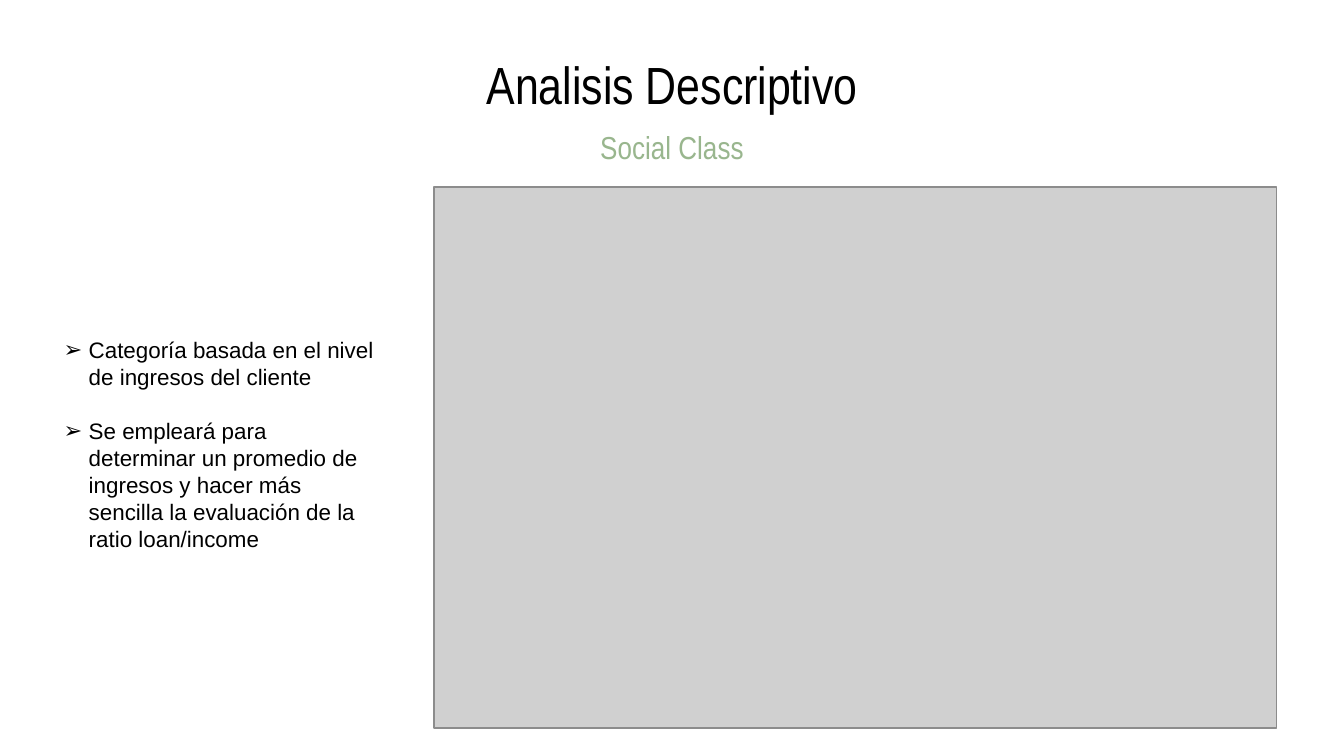
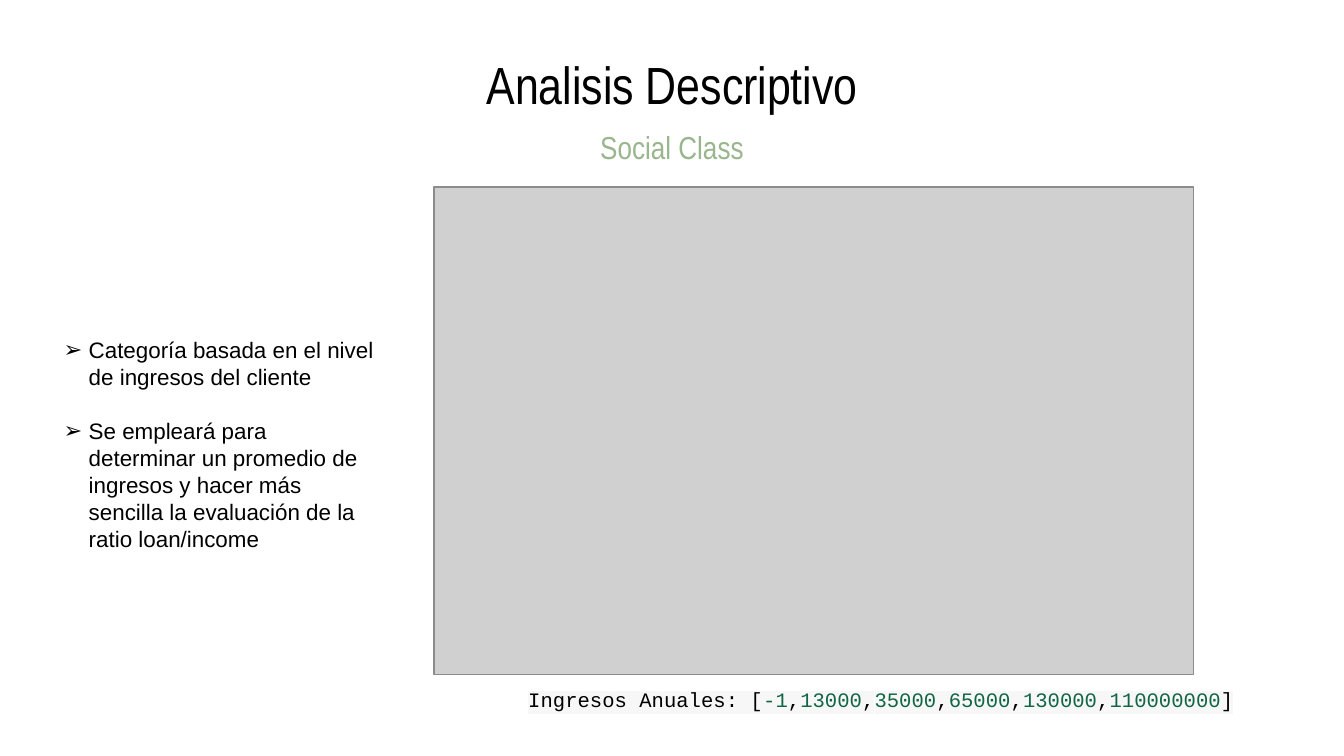
Before and after one commit to vrobles/Proyecto_Grupo3, a slide deck: slide 10 of CREDITOS OTORGADOS - PRODUBANCO 3.pptx (slide 9 before the commit). Drawn at 1344x756 pixels with LibreOffice and Linux fonts; fonts in the diff are those of the drawing; grey boxes stand for pictures. Boxes give left, top, right and bottom in pixels: in the first picture for what was removed or moved away, otherwise in the second. Text is boxed around its words. In the diff, an @@ line names an element or a change of style, - is before the commit and + after.

```diff
--- a/CREDITOS OTORGADOS - PRODUBANCO 3.pptx
+++ b/CREDITOS OTORGADOS - PRODUBANCO 3.pptx
@@ picture: place and size @@
-picture at [434, 187, 1277, 728]
+picture at [434, 187, 1193, 675]
@@ text added at [528, 693, 1233, 712], 11 pt, text #116644 @@
+Ingresos Anuales: [-1,13000,35000,65000,130000,110000000]
```
Also in this commit, not shown: 9 other slides changed, 2 slides added.
